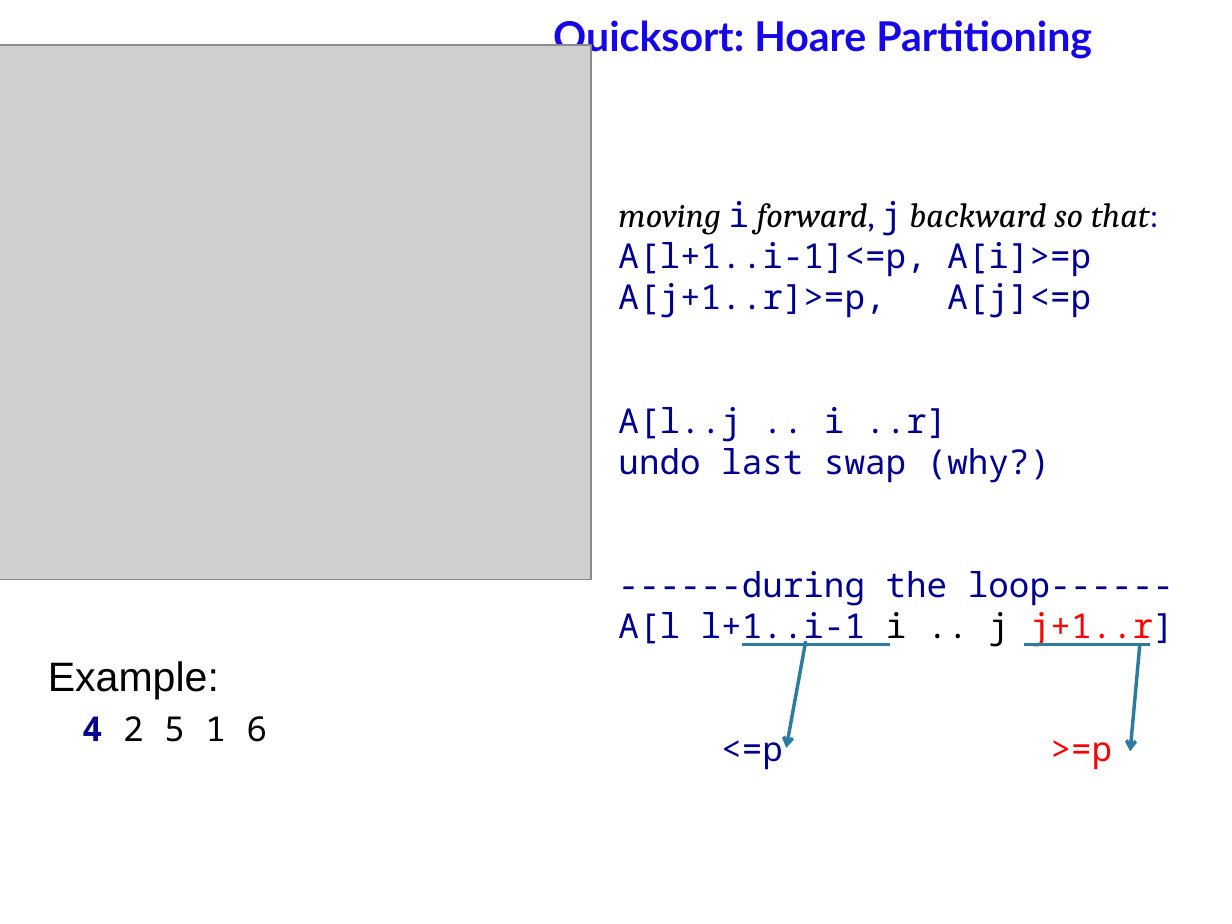
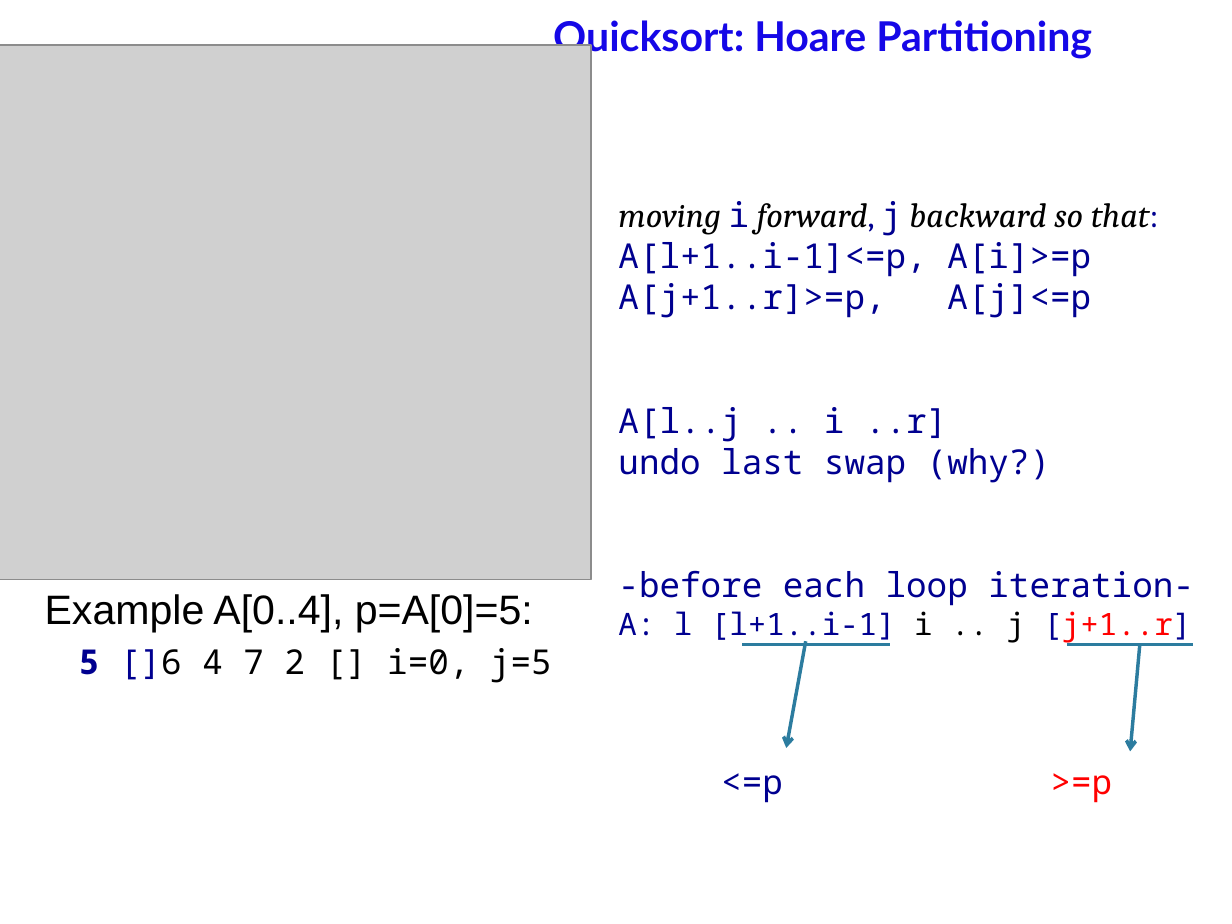
Before and after one commit to anhvir/c207, a slide deck: slide 16 of ws8.pptx (slide 17 before the commit). Drawn at 1232x924 pixels with LibreOffice and Linux fonts; fonts in the diff are those of the drawing; grey boxes stand for pictures; background and template pictures are left out. Boxes give left, top, right and bottom in pixels: in the first picture for what was removed or moved away, otherwise in the second. Text is boxed around its words. In the diff, an @@ line names an element or a change of style, - is before the commit and + after.

```diff
--- a/ws8.pptx
+++ b/ws8.pptx
@@ text at (45, 594, 552, 683): text changed @@
-Example:
-4 2 5 1 6
+Example A[0..4], p=A[0]=5:
+5 []6 4 7 2 [] i=0, j=5
@@ text at (618, 570, 1194, 643): text changed @@
-------during the loop------
-A[l l+1..i-1 i .. j j+1..r]
+-before each loop iteration-
+A: l [l+1..i-1] i .. j [j+1..r]
@@ line moved from (1024, 644) - (1151, 644) to (1067, 644) - (1194, 644) @@
```
Also in this commit, not shown: 18 other slides changed, 1 slide removed, 2 other files.
